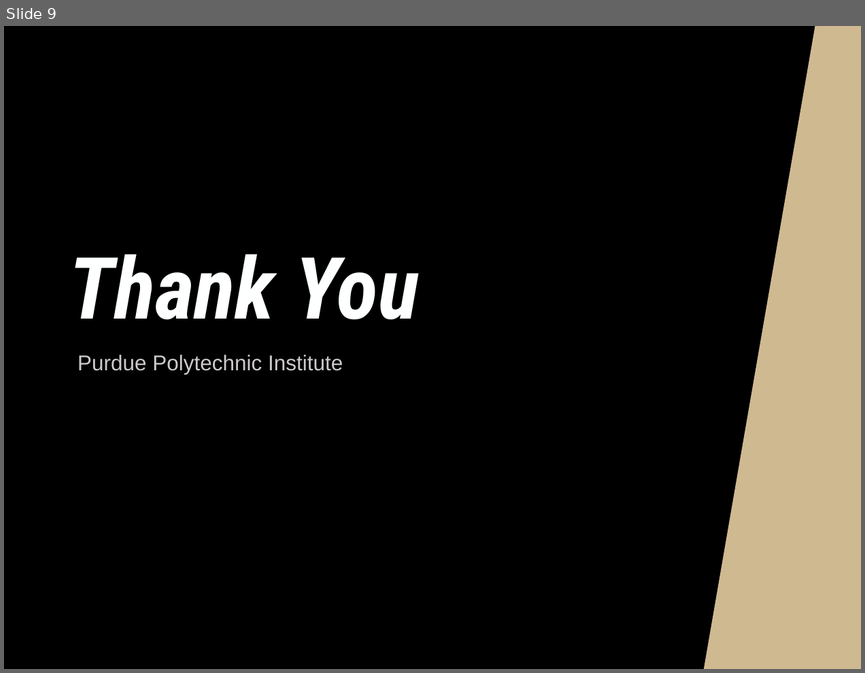
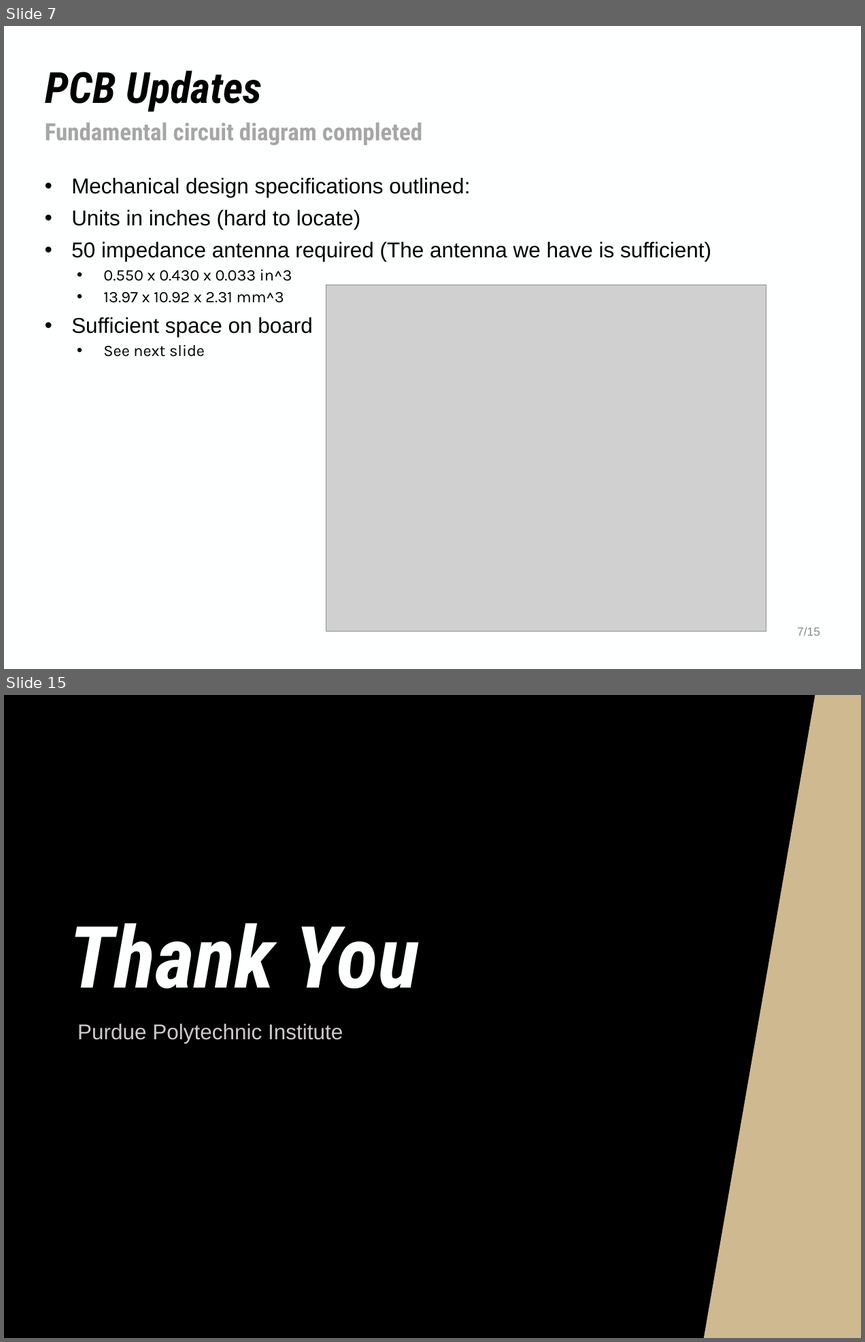
Before and after one commit to NHuang58/Biomedical_Device_PCB, a slide deck: Documentation/Slides/Week_32.pptx. Shown one above the other, each under a label of ours: slide 9 before the commit, slides 7 and 15 after it; the slides between them are not shown. The pictures are 865x673 and 865x1342 pixels, drawn with LibreOffice and Linux fonts; fonts in the diff are those of the drawing; grey boxes stand for pictures; background and template pictures are left out. Boxes give left, top, right and bottom in pixels: in the first picture for what was removed or moved away, otherwise in the second. Text is boxed around its words. In the diff, an @@ line names an element or a change of style, - is before the commit and + after.

```diff
--- a/Documentation/Slides/Week_32.pptx
+++ b/Documentation/Slides/Week_32.pptx
@@ slide 7 added at (4,26,861,669), background #FEFFFF @@
@@ title added at (45,70,262,112), 36 pt, text #000000, bold, italic @@
+PCB Updates
@@ text added at (45,123,422,145), 20 pt, text #A6A6A6, bold @@
+Fundamental circuit diagram completed
@@ text added at (71,178,711,356), 18 pt, text #000000 @@
+• Mechanical design specifications outlined:
+• Units in inches (hard to locate)
+• 50 impedance antenna required (The antenna we have is sufficient)
+  • 0.550 x 0.430 x 0.033 in^3
+  • 13.97 x 10.92 x 2.31 mm^3
+• Sufficient space on board
+  • See next slide
@@ picture added at (326,285,766,631) @@
@@ text added at (797,626,820,635), 10 pt, text #8C8C8C @@
+7/15
@@ what was slide 9 is now slide 15 @@
```
Also in this commit, not shown: 3 slides changed, 10 other slides added, 5 slides removed, 16 other files.
